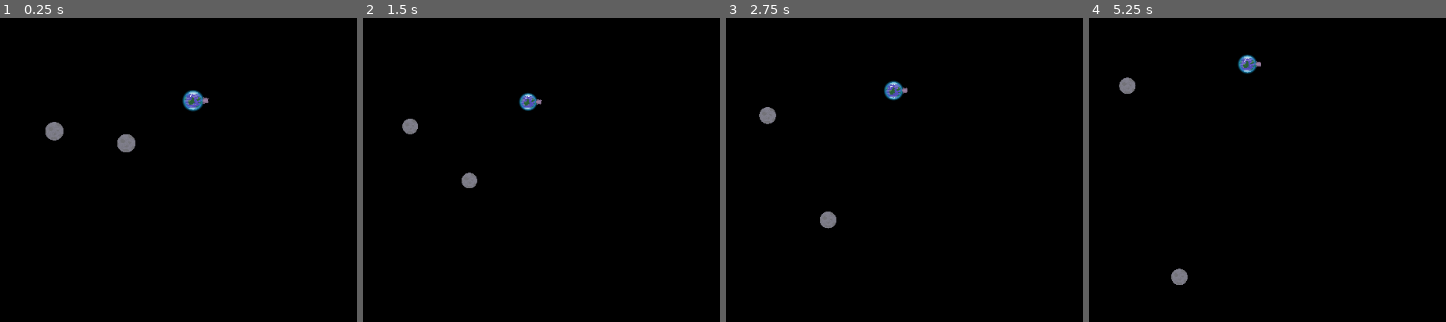
Above: before the commit, frames 1-4 (left to right).
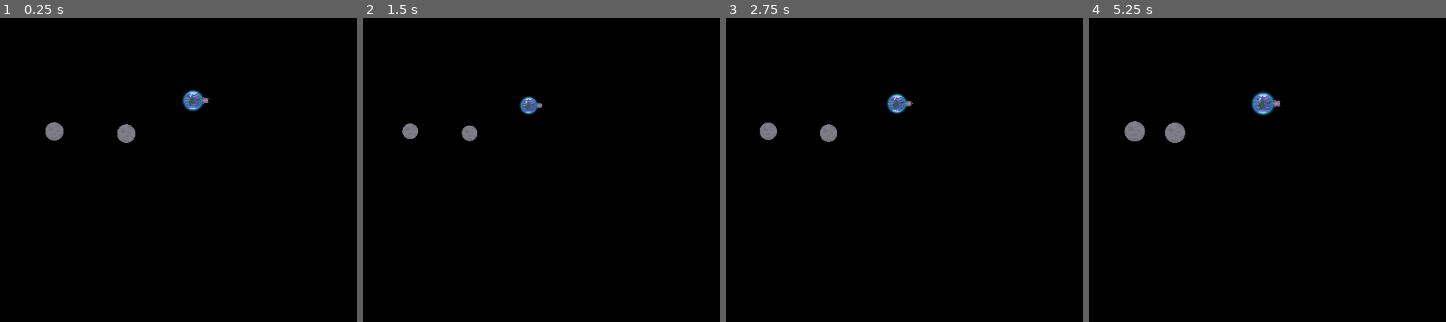
Above: after the commit, the same moments.

Repository: Pfeil/Moonshot
Game: Godot game, scene res://planet_player/test.tscn
Two runs of this game, one before a commit and one after it. Both use one fixed random seed, a clock stepped at 60 frames per second and the inputs below.
Inputs (mouse positions are in pixels of both pictures, inside the frame that each line leads up to):
- Up to frame 1 (0.25 s): no input
- Up to frame 2 (1.5 s): move the mouse to (598, 109) at 0.52 s; hold Mouse wheel up (Zoom_IN) 0.53-1.28 s; tap Space (ui_select) at 0.77 s; move the mouse to (outside the picture) at 1.27 s; tap Mouse wheel down (Zoom_OUT) at 1.35 s
- Up to frame 3 (2.75 s): tap Space (ui_select) at 1.52 s; move the mouse to (865, 30) at 2.02 s; hold Mouse wheel up (Zoom_IN) from 2.03 s (still down)
- Up to frame 4 (5.25 s): move the mouse to (1106, 224) at 2.77 s; release Mouse wheel up (Zoom_IN) at 2.78 s; tap Mouse wheel down (Zoom_OUT) at 2.85, 4.35 s; tap Space (ui_select) at 3.02, 3.77, 4.52 s; move the mouse to (1385, 203) at 3.52 s; hold Mouse wheel up (Zoom_IN) 3.53-4.28 s; move the mouse to (outside the picture) at 4.27 s; move the mouse to (1185, 133) at 5.02 s; hold Mouse wheel up (Zoom_IN) from 5.03 s (still down)

The runs differ from the first frame. In frame 1, 0.4% of the frame differs, in the area x 12-59%, y 24-45%; in frame 2, 0.9%; in frame 3, 1.5%; in frame 4, 1.8%, in the area x 8-54%, y 12-88%.

Commit message:
Edit explosion behaviour of plantes

Diff:
--- a/planet/Planet.gd
+++ b/planet/Planet.gd
@@ -2,7 +2,8 @@
 extends RigidBody2D
 
 const G = 1000		#TODO adjust this constant
-const MAX_SCALE = 20		#Scale at which planet explodes
+const MAX_SCALE = 10		#Scale at which planet explodes
+const EXPLOSION_IMPULSE_FACTOR = 1000	# strength of impulse at which smaller planets from explosion
 
 var editor_variables_setup:bool = false
 var is_in_physics_ready = true
@@ -10,18 +11,18 @@
 export var density: float = 10	setget set_density
 export var my_scale: float = 1	setget set_my_scale
 
-export var start_implulse: Vector2 = Vector2.ZERO
+export var start_impulse: Vector2 = Vector2.ZERO
 export var path_to_central_planet: NodePath
 export var around_planet_circulating_objects = []
 
 var rigidBodiesInRange = []
 
-onready var current_force = start_implulse
+onready var current_force = start_impulse
 onready var impulse_arrow = $ImpulseArrow
 onready var sprite: Sprite = $Sprite
 onready var shape: CollisionShape2D = $Shape
 onready var planet = load("res://planet/Planet.tscn")
-var is_fusing = false
+var is_not_allowed_to_fuse = false
 var original_sprite_scale
 var original_shape_scale
 
@@ -48,28 +49,36 @@
 	if shape:
 		shape.scale 	= new_my_scale * original_shape_scale
 	mass = my_scale * my_scale * density
-	if my_scale > MAX_SCALE:
-		explode()
+
 
 #TODO
 func explode():
+	self.is_not_allowed_to_fuse = true
 	print("explode!")
-	#var new_scale = my_scale/4
-	#var distance_to_center = new_scale
-	#create_new_planet(self.position + Vector2.UP * new_scale, new_scale)
-	#create_new_planet(self.position + Vector2.DOWN * new_scale, new_scale)
-	#create_new_planet(self.position + Vector2.LEFT * new_scale, new_scale)
-	#create_new_planet(self.position + Vector2.RIGHT * new_scale, new_scale)
+	var radius_old = shape.shape.radius * my_scale	#TODO think abour better variable to set distance between new planets
+	print(radius_old)
+	var new_scale = my_scale / 4
+	var distance_to_center = new_scale
+	print("explosion_position: "+str(self.position))
+	create_new_planet(self.position + Vector2.UP * 1*radius_old, 	new_scale, self.linear_velocity, Vector2.UP * EXPLOSION_IMPULSE_FACTOR)
+	create_new_planet(self.position + Vector2.DOWN * 1*radius_old, 	new_scale, self.linear_velocity, Vector2.DOWN * EXPLOSION_IMPULSE_FACTOR)
+	create_new_planet(self.position + Vector2.LEFT * 1*radius_old, 	new_scale, self.linear_velocity, Vector2.LEFT * EXPLOSION_IMPULSE_FACTOR)
+	create_new_planet(self.position + Vector2.RIGHT * 1*radius_old,	new_scale, self.linear_velocity, Vector2.RIGHT * EXPLOSION_IMPULSE_FACTOR)
 	emit_signal("planet_deleted", self)
 	self.call_deferred("queue_free")
 
 
 func create_new_planet(planet_position, planet_scale, planet_velocity: Vector2 = Vector2.ZERO, planet_start_impulse: Vector2 = Vector2.ZERO):
-	var planet_instance = planet.instance()
+	var planet_instance: RigidBody2D = planet.instance()
+	planet_instance.is_not_allowed_to_fuse = true
 	planet_instance.position = planet_position
 	planet_instance.my_scale = planet_scale
 	planet_instance.linear_velocity = planet_velocity
-	get_tree().get_root().call_deferred("add_child", planet_instance)
+	#get_tree().get_root().call_deferred("add_child", planet_instance)
+	get_tree().get_root().add_child(planet_instance)
+	planet_instance.apply_central_impulse( planet_start_impulse)
+	print(planet_instance.position)
+	#planet_instance.is_not_allowed_to_fuse = false
 	emit_signal("planet_created", planet_instance)
 
 
@@ -85,6 +94,7 @@
 		if not editor_variables_setup:
 			setup_editor_variables()
 	if not Engine.editor_hint:	# Code to execute in game:
+
 		if is_in_physics_ready:
 			if path_to_central_planet:
 				var central_planet = get_node(path_to_central_planet)
@@ -94,8 +104,11 @@
 				self.apply_central_impulse( orbit_direction * sqrt( (G * (central_planet.mass + mass) ) / (distance) ) )
 				impulse_arrow.set_direction(orbit_direction * 100)
 			else:
-				apply_central_impulse(start_implulse)
+				apply_central_impulse(start_impulse)
 			is_in_physics_ready = false
+
+		if my_scale >= MAX_SCALE:
+			explode()
 
 		for body in rigidBodiesInRange:
 			if body != null:	#check if body still exists
@@ -133,9 +146,9 @@
 func _on_Planet_body_entered(body):
 	if body.is_in_group("planet"):
 		# fuse with other planet
-		if not (self.is_fusing or body.is_fusing):
-			self.is_fusing = true
-			body.is_fusing = true
+		if not (self.is_not_allowed_to_fuse or body.is_not_allowed_to_fuse):
+			self.is_not_allowed_to_fuse = true
+			body.is_not_allowed_to_fuse = true
 			emit_signal("planet_deleted", self)
 			body.emit_signal("planet_deleted", self)
 
--- a/planet/Planet.tscn
+++ b/planet/Planet.tscn
@@ -22,6 +22,7 @@
 "planet",
 "walkables",
 ]]
+mass = 10.0
 physics_material_override = SubResource( 1 )
 contacts_reported = 1
 contact_monitor = true
